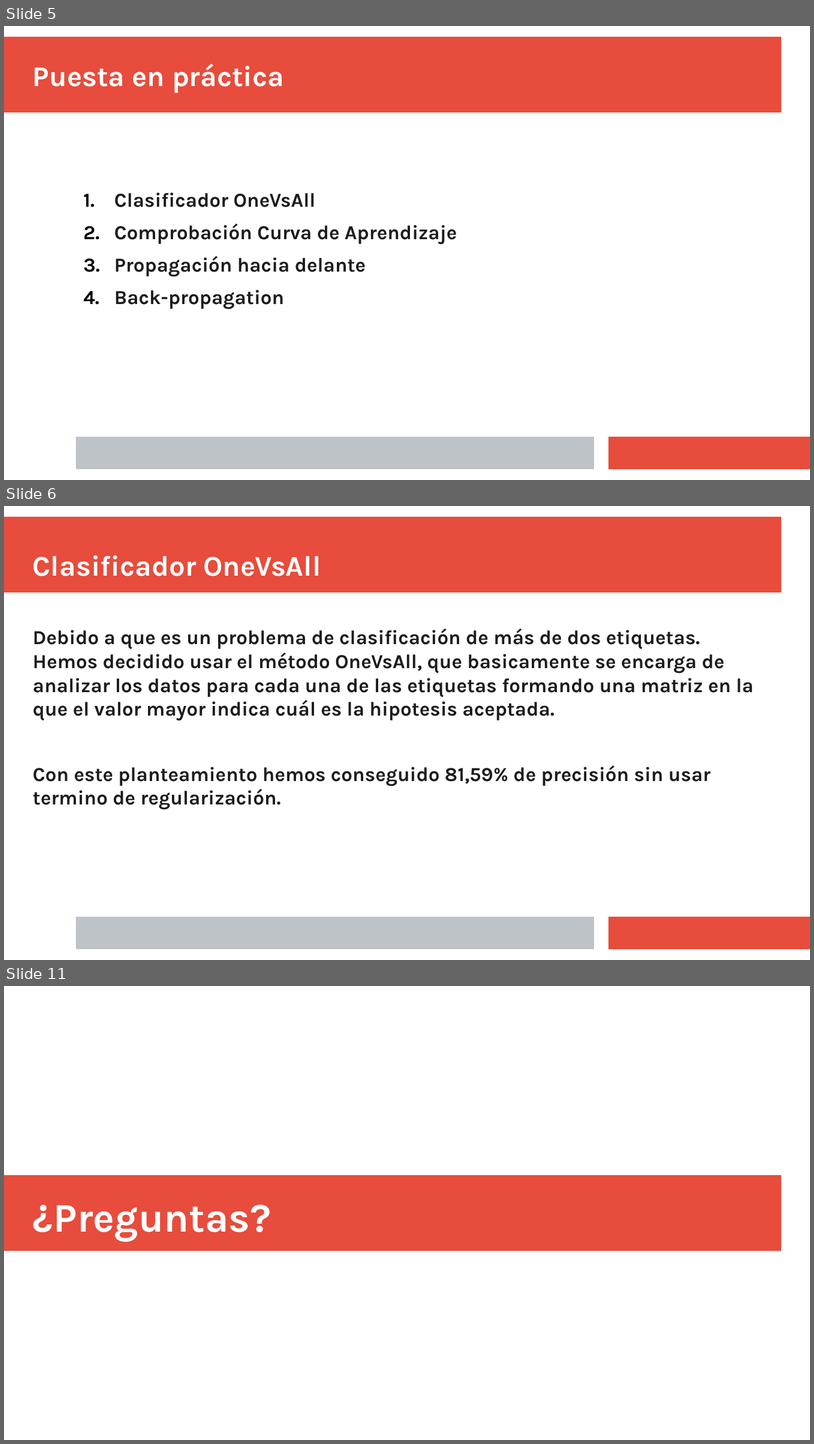
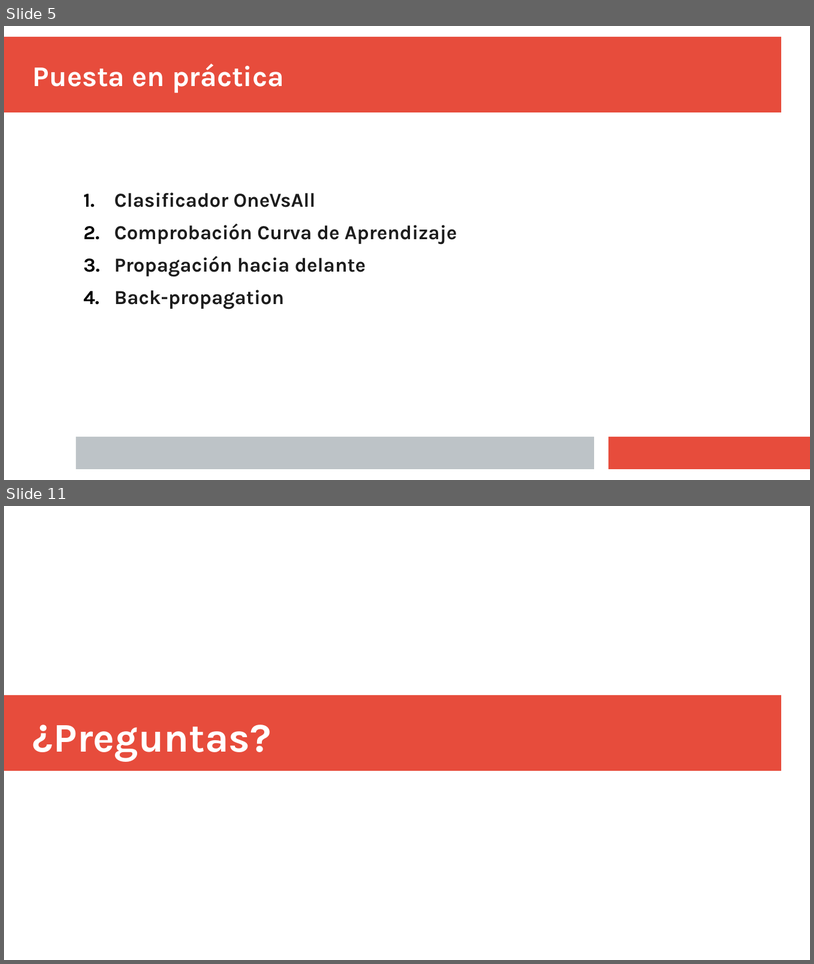
Before and after one commit to Lidiacon/AA, a slide deck: Proyecto/Presentación.odp. Shown one above the other, each under a label of ours: slides 5, 6 and 11 before the commit, slides 5 and 11 after it; the slides between them are not shown. The pictures are 814x1444 and 814x964 pixels, drawn with LibreOffice and Linux fonts; fonts in the diff are those of the drawing. Boxes give left, top, right and bottom in pixels: in the first picture for what was removed or moved away, otherwise in the second. Text is boxed around its words. In the diff, an @@ line names an element or a change of style, - is before the commit and + after.

```diff
--- a/Proyecto/Presentación.odp
+++ b/Proyecto/Presentación.odp
@@ slide 6 removed at <box>4,506,810,960</box>, background #FFFFFF; not listed: 3 template elements that a slide beside it also shows @@
@@ title removed at <box>33,555,321,576</box> @@
-Clasificador OneVsAll
@@ text removed at <box>33,628,754,810</box> @@
-Debido a que es un problema de clasificación de más de dos etiquetas. Hemos decidido usar el método OneVsAll, que basicamente se encarga de analizar los datos para cada una de las etiquetas formando una matriz en la que el valor mayor indica cuál es la hipotesis aceptada.
-Con este planteamiento hemos conseguido 81,59% de precisión sin usar termino de regularización.
```
Also in this commit, not shown: 3 slides changed, 3 slides added, 2 other slides removed.
